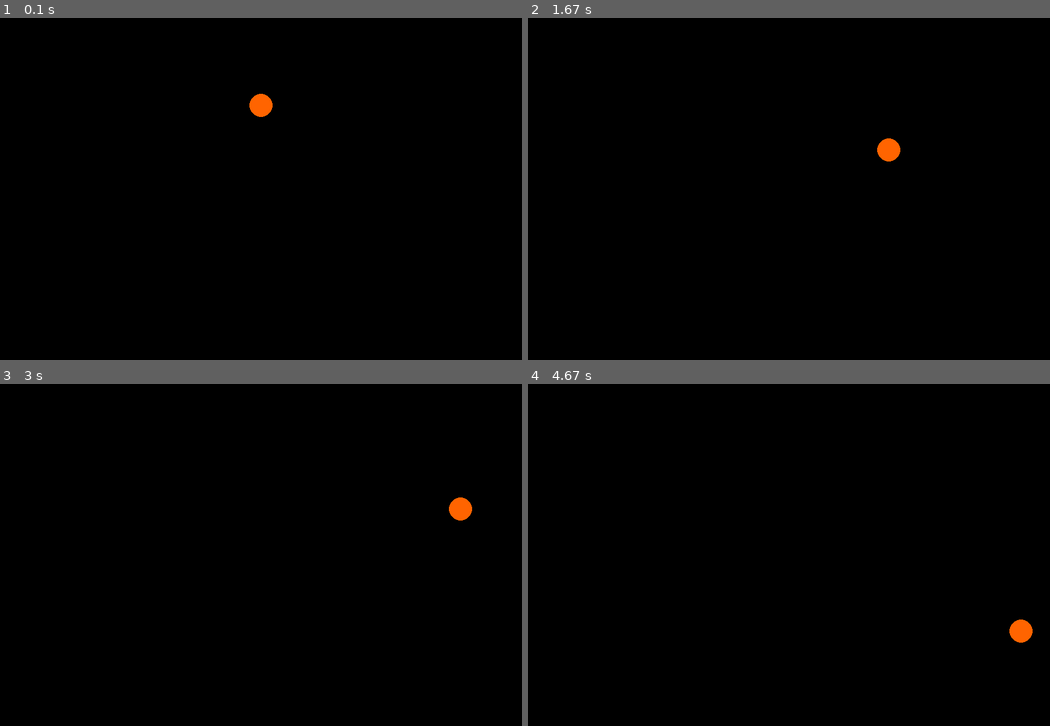
Above: before the commit, frames 1-4 (two rows, left to right).
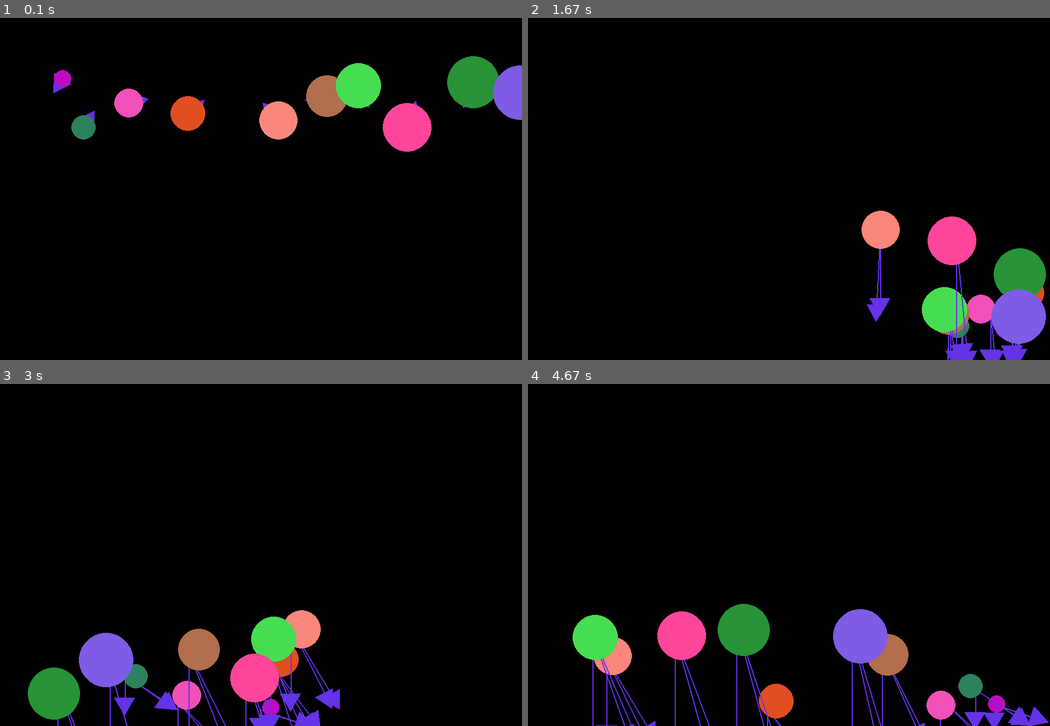
Above: after the commit, the same moments.

Repository: myhotchoc/Space-Simulator
Game: pygame game, started from Forces.py
Two runs of this game, one before a commit and one after it. Both use one fixed random seed, a clock stepped at 60 frames per second and the inputs below.
Inputs (mouse positions are in pixels of both pictures, inside the frame that each line leads up to):
- Up to frame 1 (0.1 s): no input
- Up to frame 2 (1.67 s): click (789, 100) at 0.38 s; hold Right 0.67-1.13 s; hold Right 1.17-1.63 s
- Up to frame 3 (3 s): hold Left 1.67-2.2 s; hold Left 2.23-2.63 s; hold Right from 2.67 s (still down)
- Up to frame 4 (4.67 s): release Right at 3.3 s; hold Left 3.33-3.8 s; hold Right 3.83-4.3 s; hold Right from 4.33 s (still down)

The runs differ from the first frame. In frame 1, 6.6% of the frame differs, in the area x 10-100%, y 11-40%; in frame 2, 6.5%; in frame 3, 8.0%; in frame 4, 8.1%, in the area x 8-100%, y 64-100%.

Commit message:
Update Forces.py

Diff:
--- a/Forces.py
+++ b/Forces.py
@@ -7,10 +7,30 @@
 
 import pygame
 import math
+import random
 
 ## Hold mouse button to stop gravity
 ## Press left or right arrow keys to add wind to left or right
 
+RED = (255, 0, 0)
+GREEN = (0, 255, 0)
+BLUE = (0, 0, 255)
+ORANGE = (255, 128, 0)
+YELLOW = (242, 224, 63)
+BLACK = (0, 0, 0)
+WHITE = (255, 255, 255)
+
+g = 1
+mu = 0.1
+
+vel_limit = 20
+
+windLeftVector = [-75 ,0]
+windRightVector = [75, 0]
+
+gravity = False
+windRight = False
+windLeft = False
 
 ## Setting window size, defining screen
 win_size = (900, 900)
@@ -50,53 +70,110 @@
 
     return x, y
 
+def unitVector(x, y):
+    x, y = setMag(x, y, 1)
+
+    return x, y
+
 def limit(x, y, a):
     if mag(x, y) >= a:
         x, y = setMag(x, y, a)
 
     return x, y
 
-px = centre[0]
-py = centre[1]
-
-vx = 0
-vy = 0
-
-ax = 0
-ay = 0
-
-acc_val = 0.5
-vel_limit = 20
-
-gravity = True
-windRight = False
-windLeft = False
-
-def changePos(px, py, vx, vy):
-
-    px += vx
-    py += vy
-
-    return px, py
-
-def changeVel(vx, vy, ax, ay):
-    vx += ax
-    vy += ay
-
-    return vx, vy
-
-def changeAcc(ax, ay, fx, fy):
-    ax += fx
-    ay += fy
-
-    return ax, ay
+def drawArrow(screen, colour, start, end):
+    pygame.draw.line(screen,colour,start,end,2)
+    rotation = math.degrees(math.atan2(start[1]-end[1], end[0]-start[0]))+90
+    pygame.draw.polygon(screen, colour, ((end[0]+20*math.sin(math.radians(rotation)), end[1]+20*math.cos(math.radians(rotation))), (end[0]+20*math.sin(math.radians(rotation-120)), end[1]+20*math.cos(math.radians(rotation-120))), (end[0]+20*math.sin(math.radians(rotation+120)), end[1]+20*math.cos(math.radians(rotation+120)))))
+
+class Body(object):
+    def __init__(self, col, mass, p, v, a, f):
+        self.col = col
+        self.mass = mass
+        self.radius = int(math.sqrt(mass) * 3)
+
+        self.px = p[0]
+        self.py = p[1]
+
+        self.vx = v[0]
+        self.vy = v[1]
+
+        self.ax = a[0]
+        self.ay = a[1]
+
+        self.fx = f[0]
+        self.fy = f[1]
+
+        self.weight = [0, self.mass * g]
+
+    def changePos(self):
+
+        self.px = int(self.px + self.vx)
+        self.py = int(self.py + self.vy)
+
+    def changeVel(self):
+        self.vx += self.ax
+        self.vy += self.ay
+
+    def changeAcc(self):
+        self.ax += self.fx/self.mass
+        self.ay += self.fy/self.mass
+
+    def applyForce(self, force):
+        self.fx += force[0]
+        self.fy += force[1]
+
+        drawArrow(screen, (100, 50, 231), (self.px, self.py),(self.px+self.fx, self.py+self.fy))
+
+    def friction(self):
+
+        unit_vx, unit_vy = unitVector(-self.vx, -self.vy)
+        N = self.mass
+
+        fric_x = unit_vx * mu * N
+        fric_y = unit_vy * mu * N
+
+        self.applyForce((fric_x, fric_y))
+
+
+#Body(col, mass, radius, p, v, a, f)
+body1 = Body(RED, 50, (win_size[0]/4, centre[1] - int((math.sqrt(50) * 3))),
+             (0, 0),
+             (0, 0),
+             (0, 0))
+
+body2 = Body(BLUE, 100, (win_size[0]/2, win_size[1] - int((math.sqrt(100) * 3))),
+             (0, 0),
+             (0, 0),
+             (0, 0))
+
+body3 = Body(GREEN, 200, (3*win_size[0]/4, win_size[1] - int((math.sqrt(200) * 3))),
+             (0, 0),
+             (0, 0),
+             (0, 0))
+
+bodies = [body1, body2, body3]
+
+bodies = [body1]
+bodies = []
+
+for x in range(1, 11):
+    body = Body((random.randint(0, 255), random.randint(0,255), random.randint(0, 255)),
+                25*x,
+                (x * win_size[0]/10, centre[1]),
+                (random.randint(-10,10), random.randint(-10,10)),
+                (0, 0),
+                (0, 0))
+    bodies.append(body)
+
+
 
 
 while win_loop:
     ## Refills background
     screen.fill((0, 0, 0))
 
-    fx, fy = 0, 0
+
 
     ## Checks for QUIT event to break loop
     for i in pygame.event.get():
@@ -121,41 +198,38 @@
             if i.key == pygame.K_LEFT:
                 windLeft = False
 
-    mouse = pygame.mouse.get_pos()
-
-    if gravity == True:
-        fy += 0.5
-
-    if windRight == True:
-        fx += 0.1
-
-    if windLeft == True:
-        fx -= 0.1
-
-    accx, accy = changeAcc(ax, ay, fx, fy)
-
-    accx, accy = setMag(accx, accy, acc_val)
-
-    vx, vy = changeVel(vx, vy, accx, accy)
-
-    print (limit(vx, vy, vel_limit))
-
-    vx, vy = limit(vx, vy, vel_limit)
-
-
-    if px+vx >= win_size[0] or px+vx < 0:
-        vx = -vx
-
-    if py+vy >= win_size[1] or py+vy < 0:
-        vy = -vy
-
-    px, py = changePos(px, py, vx, vy)
-
-    if px >= win_size[0] or px < 0 or py >= win_size[1] or py <= 0:
-        px, py = px, py
-
-    pygame.draw.circle(screen, (255, 100, 0), (int(px), int(py)), 20)
-
+    for i in bodies:
+
+        i.ax, i.ay = 0, 0
+        i.fx, i.fy = 0, 0
+
+        if gravity == True:
+            i.applyForce(i.weight)
+
+        if windRight == True:
+            i.applyForce(windRightVector)
+
+        if windLeft == True:
+            i.applyForce(windLeftVector)
+
+        i.friction()
+
+        i.changeAcc()
+        #i.ax, i.ay = setMag(i.ax, i.ay, 0.5)
+        i.changeVel()
+
+        i.vx, i.vy = limit(i.vx, i.vy, vel_limit)
+
+
+        if i.px + i.vx + i.radius >= win_size[0] or i.px + i.vx - i.radius <= 0:
+            i.vx = -i.vx
+
+        if i.py + i.vy + i.radius >= win_size[1] or i.py + i.vy - i.radius <= 0:
+            i.vy = -i.vy
+
+        i.changePos()
+
+        pygame.draw.circle(screen, i.col, (i.px, i.py), i.radius)
 
     ## Update screen
     pygame.display.flip()
